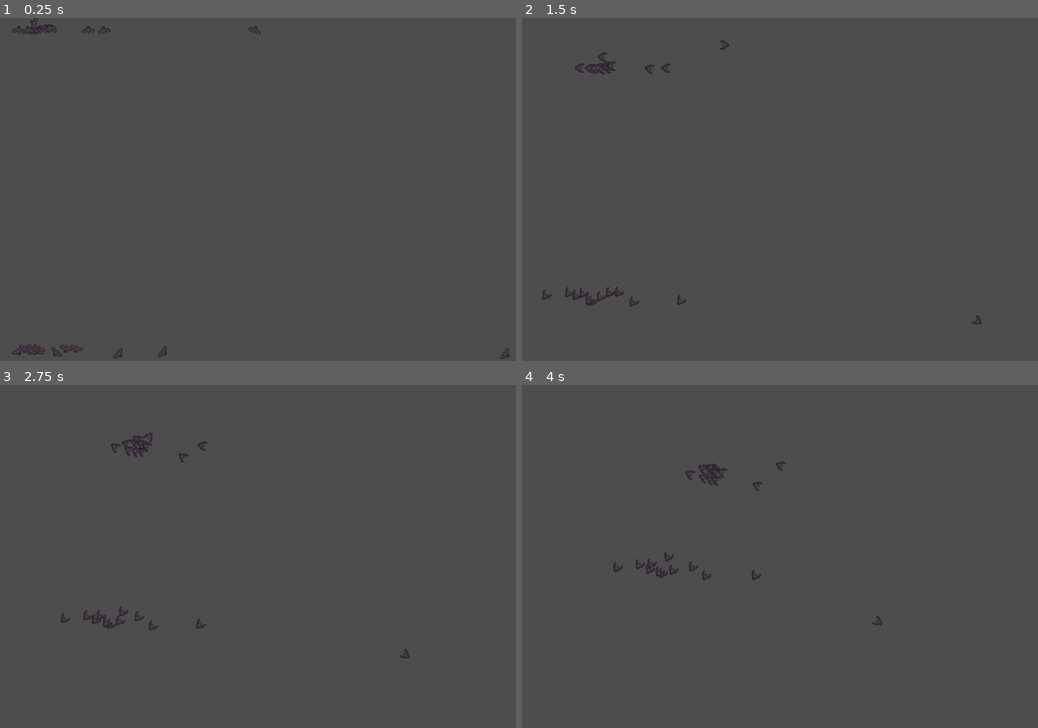
Above: before the commit, frames 1-4 (two rows, left to right).
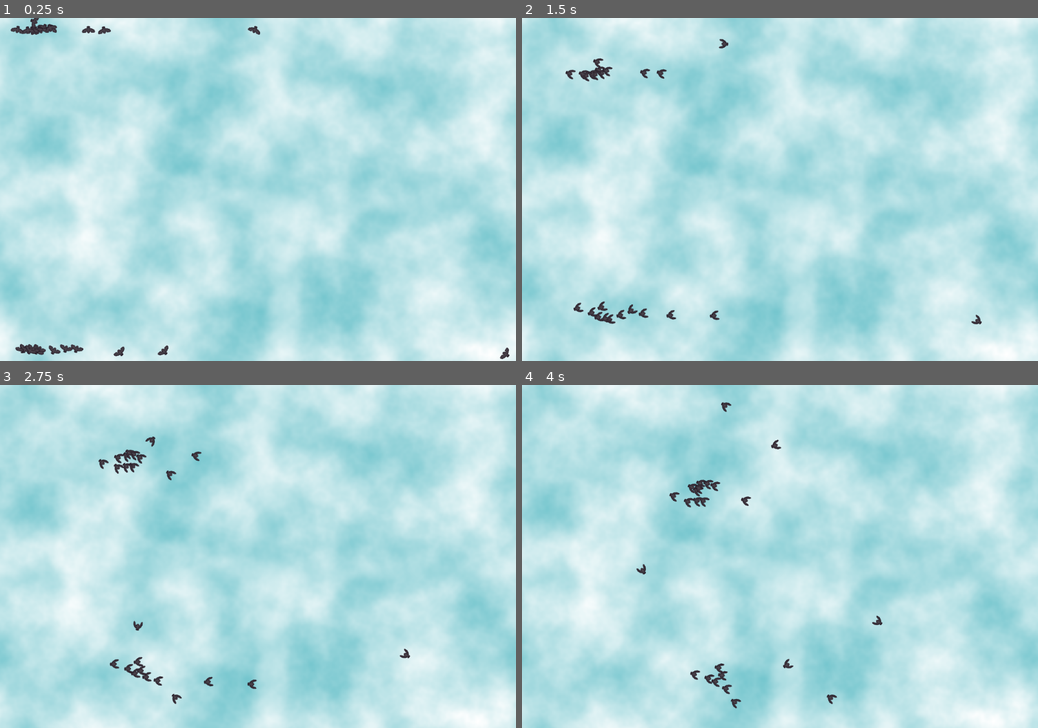
Above: after the commit, the same moments.

Repository: alex-semler/godot-boid-experiment
Game: Godot game, scene res://scenes/world.tscn
Two runs of this game, one before a commit and one after it. Both use one fixed random seed, a clock stepped at 60 frames per second and the inputs below.
Inputs:
- Up to frame 1 (0.25 s): no input
- Up to frame 2 (1.5 s): no input
- Up to frame 3 (2.75 s): no input
- Up to frame 4 (4 s): no input

The runs differ from the first frame. In frame 1, 100% of the frame differs, in the area x 0-100%, y 0-100%; in frame 2, 100%; in frame 3, 100%; in frame 4, 100%.

Commit message:
add background

Diff:
--- a/scenes/world.tscn
+++ b/scenes/world.tscn
@@ -3,11 +3,44 @@
 [ext_resource type="Script" uid="uid://bvleva7obujci" path="res://scripts/world.gd" id="1_4wyf3"]
 [ext_resource type="Script" uid="uid://cuwq20a4wri16" path="res://scripts/flock.gd" id="1_rwgxs"]
 [ext_resource type="Resource" uid="uid://jbyb2wlsyn1q" path="res://settings.tres" id="2_4wyf3"]
+[ext_resource type="Shader" uid="uid://caynp8ep81e5s" path="res://shader/clouds.gdshader" id="3_k0juu"]
+
+[sub_resource type="ShaderMaterial" id="ShaderMaterial_71j4m"]
+shader = ExtResource("3_k0juu")
+shader_parameter/speed = 0.010000000475
+
+[sub_resource type="Gradient" id="Gradient_4wyf3"]
+colors = PackedColorArray(1, 1, 1, 0, 1, 1, 1, 1)
+
+[sub_resource type="FastNoiseLite" id="FastNoiseLite_k0juu"]
+frequency = 0.0043
+
+[sub_resource type="NoiseTexture2D" id="NoiseTexture2D_71j4m"]
+width = 1080
+height = 720
+noise = SubResource("FastNoiseLite_k0juu")
+color_ramp = SubResource("Gradient_4wyf3")
+seamless = true
 
 [node name="World" type="Node2D" unique_id=814990889]
 script = ExtResource("1_4wyf3")
 settings = ExtResource("2_4wyf3")
 
+[node name="Background" type="Node2D" parent="." unique_id=848453908]
+
+[node name="Sky" type="ColorRect" parent="Background" unique_id=2037021100]
+offset_right = 1080.0
+offset_bottom = 720.0
+color = Color(0.4627451, 0.7764706, 0.80784315, 1)
+
+[node name="Clouds" type="TextureRect" parent="Background" unique_id=1844349789]
+modulate = Color(1, 1, 1, 0.72156864)
+material = SubResource("ShaderMaterial_71j4m")
+offset_right = 1080.0
+offset_bottom = 720.0
+texture = SubResource("NoiseTexture2D_71j4m")
+stretch_mode = 1
+
 [node name="Flock" type="Node2D" parent="." unique_id=370407750]
 script = ExtResource("1_rwgxs")
 settings = ExtResource("2_4wyf3")
--- a/settings.tres
+++ b/settings.tres
@@ -7,7 +7,7 @@
 flock_size = 25
 initial_speed = Vector2(10, 20)
 fov_angle = 278
-separation_weight = 0.55
+separation_weight = 0.7
 cohesion_weight = 0.4
 fov_opacity = 0
 metadata/_custom_type_script = "uid://vb7ni6utx3m5"
--- /dev/null
+++ b/shader/clouds.gdshader
@@ -0,0 +1,8 @@
+shader_type canvas_item;
+
+uniform float speed : hint_range(0.0, 1.0) = 0.01;
+
+void fragment() {
+    vec2 uv = UV + vec2(TIME * speed, 0.0);
+    COLOR = texture(TEXTURE, uv);
+}
Not shown, added: shader/clouds.gdshader.uid
